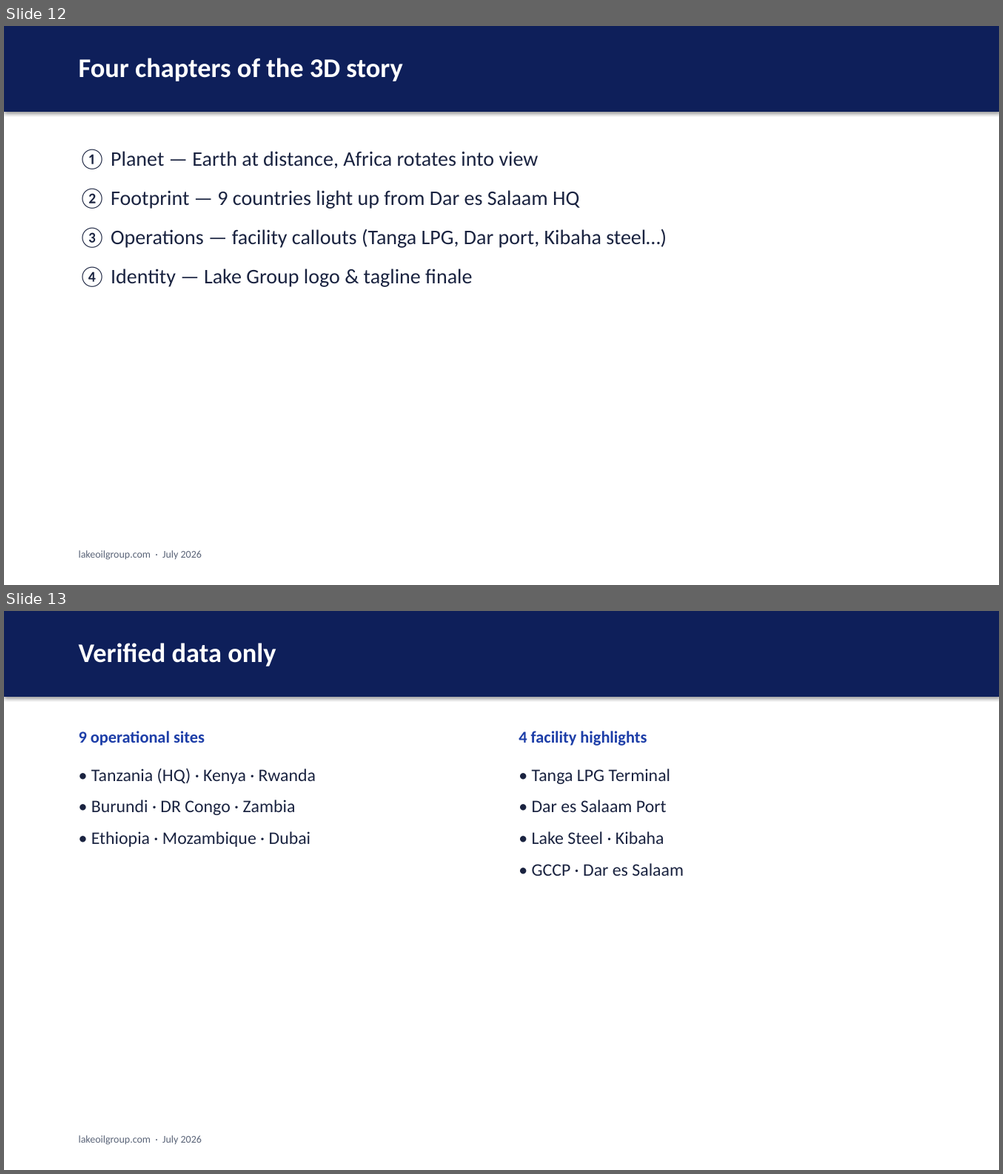
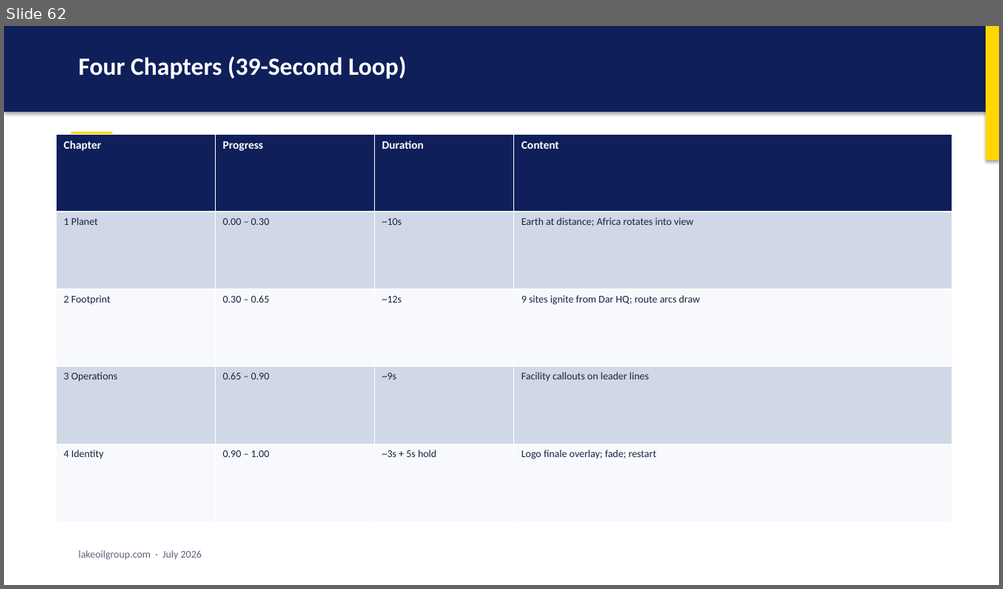
Before and after one commit to Smarderve/Lake.Group.Web, a slide deck: LAKE_GROUP_PRESENTATION.pptx. Shown one above the other, each under a label of ours: slides 12 and 13 before the commit, slide 62 after it. The pictures are 1003x1174 and 1003x589 pixels, drawn with LibreOffice and Linux fonts; fonts in the diff are those of the drawing. Boxes give left, top, right and bottom in pixels: in the first picture for what was removed or moved away, otherwise in the second. Text is boxed around its words. In the diff, an @@ line names an element or a change of style, - is before the commit and + after.

```diff
--- a/LAKE_GROUP_PRESENTATION.pptx
+++ b/LAKE_GROUP_PRESENTATION.pptx
@@ slide 13 removed at (4, 611, 999, 1170), background #FFFFFF @@
@@ rectangle removed at (4, 611, 999, 697) @@
@@ text removed at (79, 643, 276, 667) @@
-Verified data only
@@ text removed at (79, 731, 205, 746) @@
-9 operational sites
@@ text removed at (518, 731, 646, 746) @@
-4 facility highlights
@@ text removed at (91, 768, 316, 847) @@
-• Tanzania (HQ) · Kenya · Rwanda
-• Burundi · DR Congo · Zambia
-• Ethiopia · Mozambique · Dubai
@@ text removed at (532, 769, 683, 876) @@
-• Tanga LPG Terminal
-• Dar es Salaam Port
-• Lake Steel · Kibaha
-• GCCP · Dar es Salaam
@@ text removed at (79, 1136, 202, 1145) @@
-lakeoilgroup.com · July 2026
@@ what was slide 12 is now slide 62 @@
@@ slide 62 changed as well @@
@@ rectangle added at (985, 26, 999, 160), fill #FFD700 @@
@@ text at (79, 56, 406, 79): text changed; size 26 to 24 pt @@
-Four chapters of the 3D story
+Four Chapters (39-Second Loop)
@@ table added at (57, 134, 951, 522), 5 rows, 4 columns @@
+Chapter | Progress | Duration | Content
+1 Planet | 0.00 – 0.30 | ~10s | Earth at distance; Africa rotates into view
+2 Footprint | 0.30 – 0.65 | ~12s | 9 sites ignite from Dar HQ; route arcs draw
+3 Operations | 0.65 – 0.90 | ~9s | Facility callouts on leader lines
+4 Identity | 0.90 – 1.00 | ~3s + 5s hold | Logo finale overlay; fade; restart
@@ rectangle added at (71, 132, 112, 135), fill #FFD700 @@
@@ text removed at (79, 149, 666, 287) @@
-① Planet — Earth at distance, Africa rotates into view
-② Footprint — 9 countries light up from Dar es Salaam HQ
-③ Operations — facility callouts (Tanga LPG, Dar port, Kibaha steel…)
-④ Identity — Lake Group logo & tagline finale
```
Also in this commit, not shown: 3 other slides changed, 105 slides added, 34 other slides removed, 1 other file.
